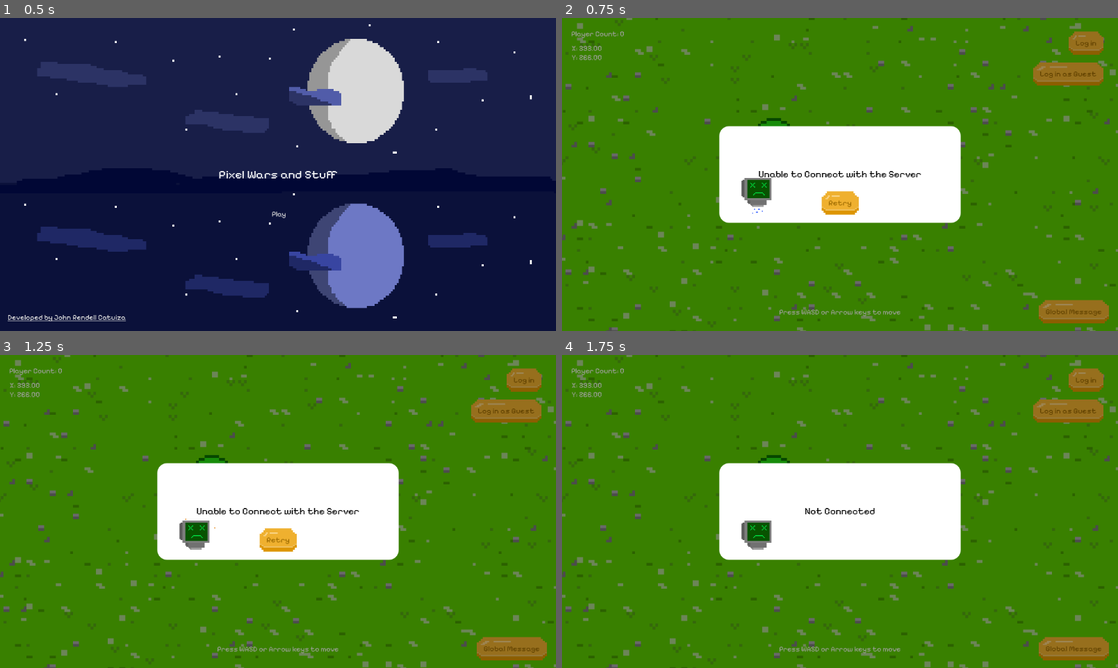
Above: before the commit, frames 1-4 (two rows, left to right).
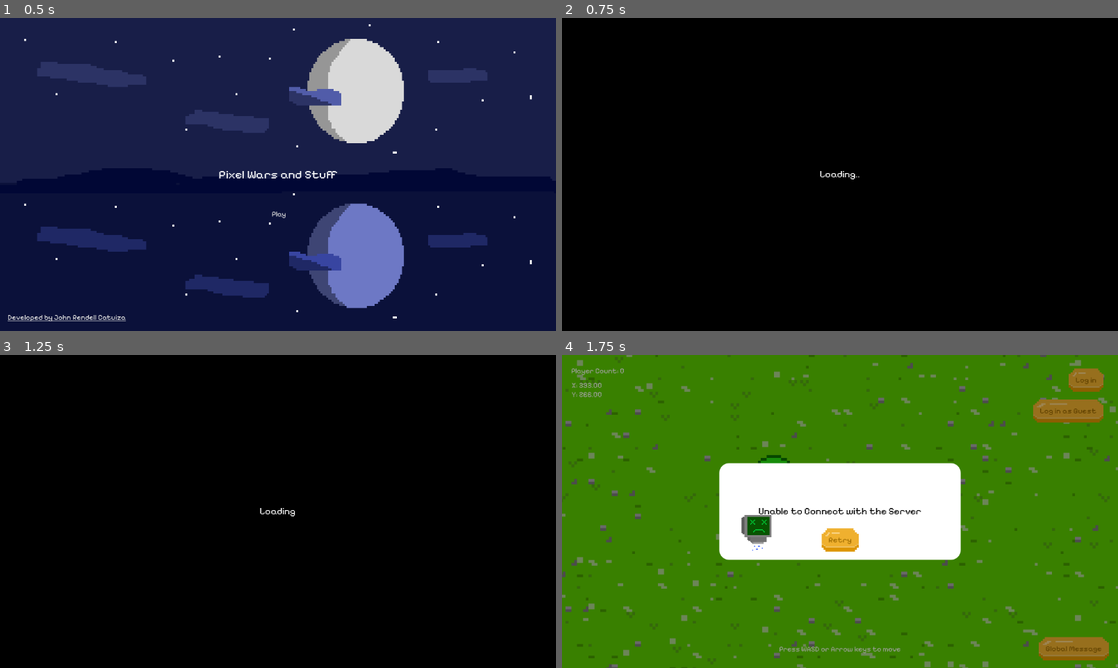
Above: after the commit, the same moments.

Repository: JohnRendell/Pixel_Arcade_Game
Game: Godot game, scene res://Interfaces/interface.tscn
Same seed, same stepped clock (60 frames per second), same inputs: the game is played once before the commit and once after it.
Inputs (mouse positions are in pixels of both pictures, inside the frame that each line leads up to):
- Up to frame 1 (0.5 s): no input
- Up to frame 2 (0.75 s): click "Play" at 0.5 s
- Up to frame 3 (1.25 s): no input
- Up to frame 4 (1.75 s): click (840, 552) at 1.25 s, where only the run after the commit has a clickable "Play"

Frame 1 is identical in both runs. In frame 2, 100% of the frame differs, in the area x 0-100%, y 0-100%; in frame 3, 100%; in frame 4, 1.1%.

Commit message:
Fix some stuff

Diff:
--- a/Interfaces/interface.tscn
+++ b/Interfaces/interface.tscn
@@ -1,9 +1,49 @@
-[gd_scene load_steps=5 format=3 uid="uid://dsm7505q2ni6k"]
+[gd_scene load_steps=9 format=3 uid="uid://dsm7505q2ni6k"]
 
 [ext_resource type="Texture2D" uid="uid://ue01vlk78bpj" path="res://Assets/Images/Menu_Background.png" id="1_khgqt"]
 [ext_resource type="FontFile" uid="uid://bmdl23cbnw41b" path="res://Assets/Fonts/Pixelify_Sans/static/PixelifySans-Regular.ttf" id="2_yljh5"]
 [ext_resource type="Theme" uid="uid://fytpjh21mbhn" path="res://Assets/Themes/default_button_theme.tres" id="3_crkrt"]
 [ext_resource type="Script" uid="uid://dxg6ryhrrakdm" path="res://Scripts/Global_Scripts/global_button.gd" id="4_mjef6"]
+
+[sub_resource type="StyleBoxFlat" id="StyleBoxFlat_mjef6"]
+bg_color = Color(0, 0, 0, 1)
+
+[sub_resource type="Animation" id="Animation_mjef6"]
+resource_name = "loading_text_anim"
+loop_mode = 1
+tracks/0/type = "value"
+tracks/0/imported = false
+tracks/0/enabled = true
+tracks/0/path = NodePath(".:text")
+tracks/0/interp = 1
+tracks/0/loop_wrap = true
+tracks/0/keys = {
+"times": PackedFloat32Array(0, 0.2, 0.4, 0.6),
+"transitions": PackedFloat32Array(1, 1, 1, 1),
+"update": 1,
+"values": ["Loading...", "Loading", "Loading.", "Loading.."]
+}
+
+[sub_resource type="Animation" id="Animation_yyrbg"]
+length = 0.001
+tracks/0/type = "value"
+tracks/0/imported = false
+tracks/0/enabled = true
+tracks/0/path = NodePath(".:text")
+tracks/0/interp = 1
+tracks/0/loop_wrap = true
+tracks/0/keys = {
+"times": PackedFloat32Array(0),
+"transitions": PackedFloat32Array(1),
+"update": 1,
+"values": ["Loading..."]
+}
+
+[sub_resource type="AnimationLibrary" id="AnimationLibrary_yyrbg"]
+_data = {
+&"RESET": SubResource("Animation_yyrbg"),
+&"loading_text_anim": SubResource("Animation_mjef6")
+}
 
 [node name="Control" type="Control"]
 layout_mode = 3
@@ -54,7 +94,7 @@
 horizontal_alignment = 1
 vertical_alignment = 1
 
-[node name="Play Button" type="Button" parent="Game title and other buttons"]
+[node name="Play Button" type="Button" parent="Game title and other buttons" node_paths=PackedStringArray("loading_panel")]
 layout_mode = 0
 offset_left = -22.0
 offset_top = 66.0
@@ -72,6 +112,7 @@
 text = "Play"
 script = ExtResource("4_mjef6")
 navigate_to_scene = "res://Scenes/lobby_scene.tscn"
+loading_panel = NodePath("../../Loading Panel")
 
 [node name="LinkButton" type="LinkButton" parent="."]
 layout_mode = 1
@@ -90,4 +131,38 @@
 text = "Developed by John Rendell Catuiza"
 uri = "https://github.com/JohnRendell/Pixel_Wars_And_Stuff"
 
+[node name="Loading Panel" type="Panel" parent="."]
+layout_mode = 1
+anchors_preset = 15
+anchor_right = 1.0
+anchor_bottom = 1.0
+grow_horizontal = 2
+grow_vertical = 2
+theme_override_styles/panel = SubResource("StyleBoxFlat_mjef6")
+
+[node name="RichTextLabel" type="RichTextLabel" parent="Loading Panel"]
+layout_mode = 1
+anchors_preset = 8
+anchor_left = 0.5
+anchor_top = 0.5
+anchor_right = 0.5
+anchor_bottom = 0.5
+offset_left = -100.0
+offset_top = -20.0
+offset_right = 100.0
+offset_bottom = 20.0
+grow_horizontal = 2
+grow_vertical = 2
+theme_override_fonts/normal_font = ExtResource("2_yljh5")
+theme_override_font_sizes/normal_font_size = 20
+text = "Loading..."
+horizontal_alignment = 1
+vertical_alignment = 1
+
+[node name="AnimationPlayer" type="AnimationPlayer" parent="Loading Panel/RichTextLabel"]
+libraries = {
+&"": SubResource("AnimationLibrary_yyrbg")
+}
+autoplay = "loading_text_anim"
+
 [connection signal="pressed" from="Game title and other buttons/Play Button" to="Game title and other buttons/Play Button" method="_on_pressed"]
--- a/Scripts/Global_Scripts/global_button.gd
+++ b/Scripts/Global_Scripts/global_button.gd
@@ -1,9 +1,17 @@
 extends Node
 
 @export var navigate_to_scene: String = "path of the scene"
+@export var loading_panel: Panel
+
+func _ready():
+	loading_panel.visible = false
 
 func _on_pressed():
+	loading_panel.visible = true
+
 	if navigate_to_scene:
+		await get_tree().create_timer(1.0).timeout
+		loading_panel.visible = false
 		get_tree().change_scene_to_file(navigate_to_scene)
 	else:
 		print("No scene assigned")
